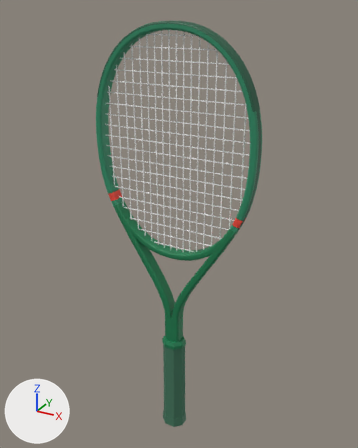
One commit to the glTF model assets/realistic/wilson-blade-pro-98-18x20-v10-2026.glb: the scene before it, then after it.
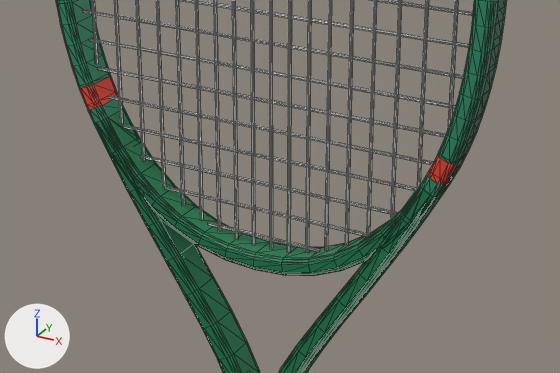
There are two pictures of each version: one whole from a camera (50 mm lens) standing at (0.345, -0.61, 0.704) and looking at (-0.002, 0.021, 0.388), one close up on the part from 22% to 78% of the width and 36% to 66% of the height. The axes (+X, +Y, +Z) are drawn at lower left. The lights are the same throughout. The older version's two pictures come first. The close-ups show mesh edges as thin lines. Where no turn or scale is listed for an object, it has been applied to the vertices. Vertices at exactly the same position are counted once.

The first close-up shows 'frame', 'grommets', 'strings_crosses', 'strings_mains'.
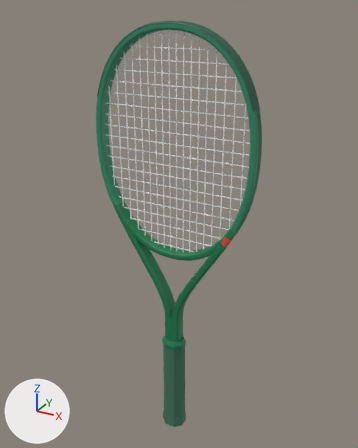
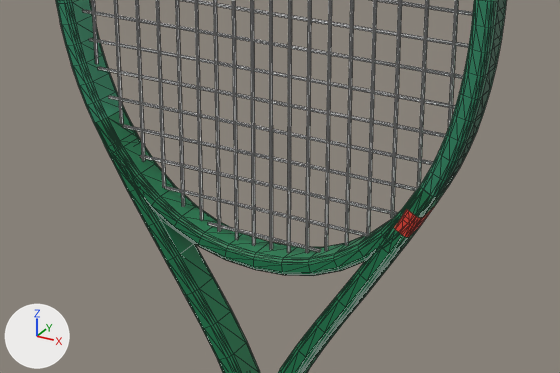
The change, as a list of edits to the scene's bpy script:
```text
Change me_frame:
    where me_frame.from_pydata(...)  # 1680 vertices, 3296 faces; spans x -0.131..0.131, y -0.011..0.011, z -0.254..0.254
    used by ob_frame; location = (0.0, 0.0, 0.4319)
    me_frame part 1: 16 of the vertices in x -0.115..-0.105, y -0.011..0.011, z -0.003..0.001 are moved by (0.004, 0.0, -0.009)
    me_frame part 2: 16 of the vertices in x -0.096..-0.086, y -0.011..0.011, z -0.042..-0.037 are moved by (0.004, 0.0, -0.007)
    me_frame part 3: 16 of the vertices in x -0.111..-0.102, y -0.011..0.011, z -0.012..-0.008 are moved by (0.005, 0.0, -0.01)
    me_frame part 4: all 8 vertices in x -0.11..-0.107, y -0.011..0.011, z -0.015..-0.014 are moved by (0.011, 0.0, -0.021)
    me_frame part 5: 10 of the vertices in x -0.106..-0.1, y -0.011..0.011, z -0.023..-0.011 are moved by (0.011, 0.0, -0.02)
    me_frame part 6: 14 of the vertices in x -0.106..-0.097, y -0.011..0.011, z -0.023..-0.018 are moved by (0.011, 0.0, -0.019)
    me_frame part 7: all 8 vertices in x 0.107..0.11, y -0.011..0.011, z -0.015..-0.014 are moved by (-0.011, 0.0, -0.021)
    me_frame part 8: 10 of the vertices in x 0.1..0.106, y -0.011..0.011, z -0.023..-0.011 are moved by (-0.011, 0.0, -0.02)
    me_frame part 9: 14 of the vertices in x 0.097..0.106, y -0.011..0.011, z -0.023..-0.018 are moved by (-0.011, 0.0, -0.019)
    me_frame part 10: 16 of the vertices in x 0.105..0.115, y -0.011..0.011, z -0.003..0.001 are moved by (-0.004, 0.0, -0.009)
    me_frame part 11: 16 of the vertices in x 0.086..0.096, y -0.011..0.011, z -0.042..-0.037 are moved by (-0.004, 0.0, -0.007)
    me_frame part 12: 64 faces centred in x -0.111..0.111, y -0.011..0.011, z -0.014..-0.009 are repainted in the vertex colours; the middle colour goes from red #ea4535 to dark green #167a4d
    me_frame part 13: 64 faces centred in x -0.114..0.114, y -0.011..0.011, z -0.009..-0.002 are repainted in the vertex colours; the middle colour goes from red #ea4535 to green #2e8c66
    me_frame part 14: 32 faces centred in x -0.109..-0.098, y -0.011..0.011, z -0.02..-0.013 are repainted in the vertex colours; the middle colour goes from green #2e8c66 to dark green #167a4d
    me_frame part 15: 32 faces centred in x 0.098..0.109, y -0.011..0.011, z -0.02..-0.013 are repainted in the vertex colours; the middle colour goes from green #2e8c66 to red #ea4535
    me_frame part 16: 32 faces centred in x 0.09..0.103, y -0.011..0.011, z -0.036..-0.024 are repainted in the vertex colours; the middle colour goes from dark green #167a4d to red #ea4535
```

Pixel boxes [x1, y1, x2, y2] of what changed, in the close-ups (560 x 373 px; the box of a moved part takes in the faces that stretch with it):
'frame', reshaped, recoloured
    both: [56, 0, 507, 373]
part 1 of me_frame, moved or reshaped
    before: [78, 73, 111, 88]
    after: [78, 73, 116, 105]
part 2 of me_frame, moved or reshaped
    before: [111, 154, 137, 192]
    after: [117, 166, 137, 192]
part 3 of me_frame, moved or reshaped
    before: [79, 76, 116, 105]
    after: [86, 91, 124, 123]
part 4 of me_frame, moved or reshaped
    before: [86, 105, 101, 123]
    after: [94, 123, 118, 158]
part 5 of me_frame, moved or reshaped
    before: [87, 91, 124, 120]
    after: [95, 108, 125, 155]
part 6 of me_frame, moved or reshaped
    before: [94, 108, 125, 158]
    after: [111, 154, 126, 169]
part 7 of me_frame, moved or reshaped
    before: [430, 171, 458, 197]
    after: [409, 187, 448, 227]
part 8 of me_frame, moved or reshaped
    before: [417, 170, 448, 226]
    after: [401, 186, 428, 235]
part 9 of me_frame, moved or reshaped
    before: [401, 186, 435, 227]
    after: [394, 218, 415, 237]
part 10 of me_frame, moved or reshaped
    before: [430, 152, 468, 180]
    after: [420, 152, 468, 197]
part 11 of me_frame, moved or reshaped
    before: [380, 217, 427, 256]
    after: [380, 228, 419, 256]
part 12 of me_frame, recoloured
    before: [86, 91, 458, 185]
    after: [407, 204, 436, 218]
part 13 of me_frame, recoloured
    before: [79, 76, 467, 180]
    after: [86, 91, 458, 195]
part 14 of me_frame, recoloured
    before: [88, 96, 119, 117]
    after: [106, 143, 119, 158]
part 15 of me_frame, recoloured
    before: [425, 174, 456, 195]
    after: [401, 206, 435, 227]
part 16 of me_frame, recoloured
    before: [401, 204, 436, 227]
    after: [394, 216, 428, 237]
